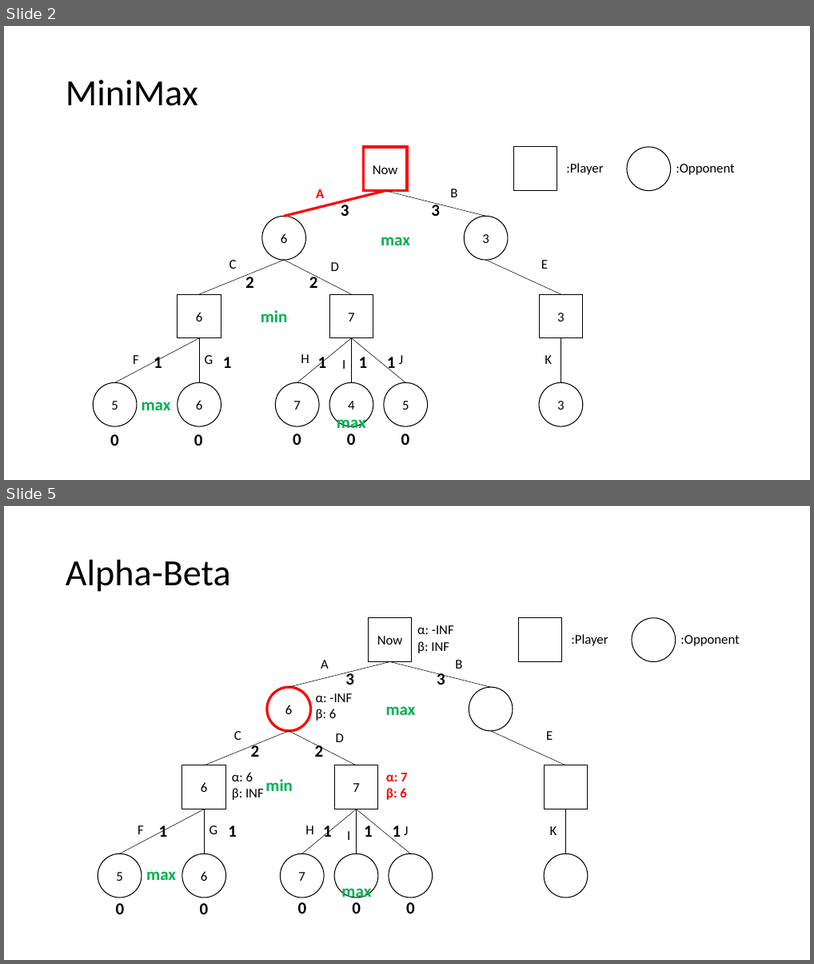
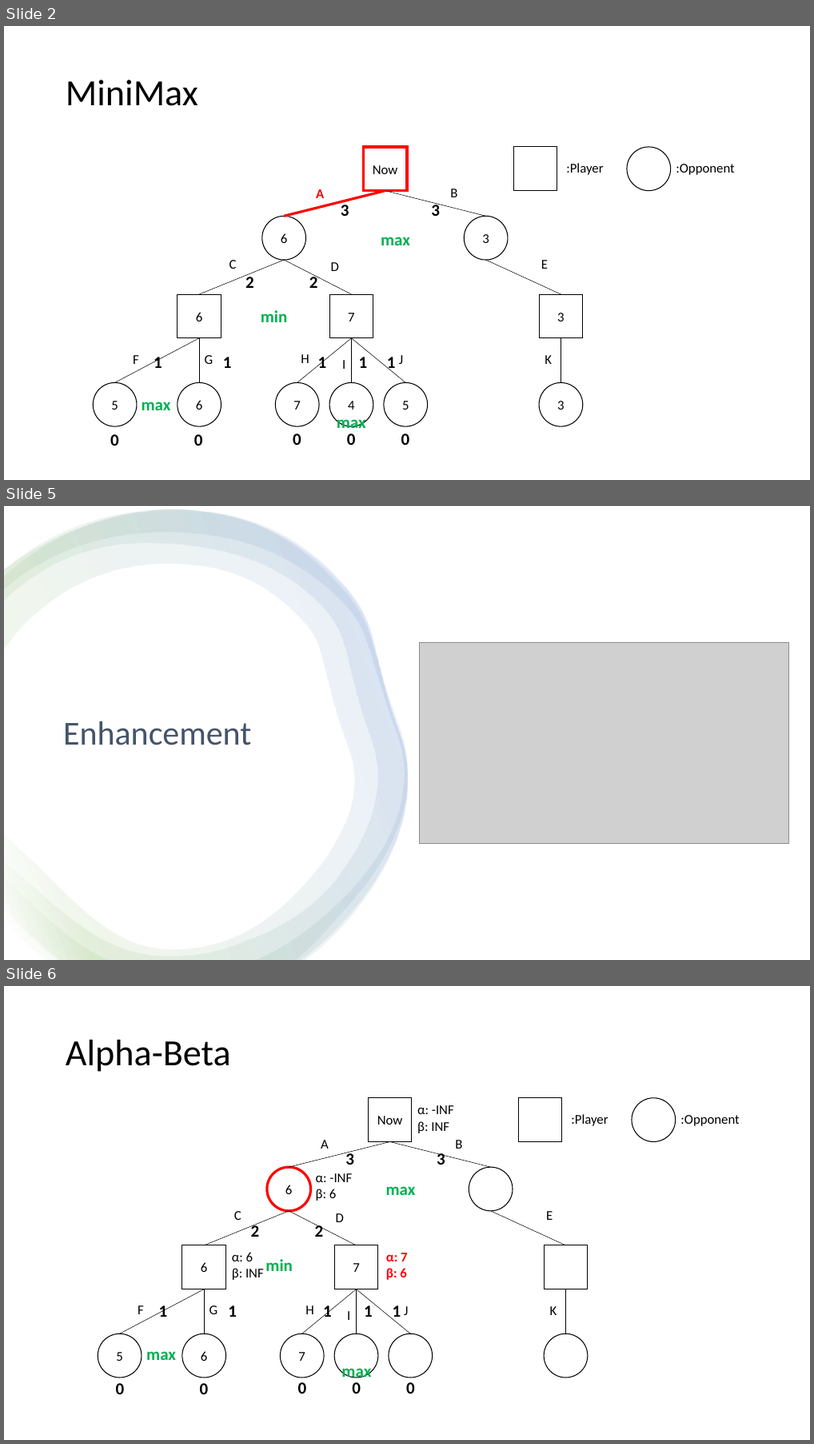
Before and after one commit to yixian03/miniProject3, a slide deck: document/miniProject 3_presentation.pptx. Shown one above the other, each under a label of ours: slides 2 and 5 before the commit, slides 2, 5 and 6 after it; the slides between them are not shown. The pictures are 814x964 and 814x1444 pixels, drawn with LibreOffice and Linux fonts; fonts in the diff are those of the drawing; grey boxes stand for pictures. Boxes give left, top, right and bottom in pixels: in the first picture for what was removed or moved away, otherwise in the second. Text is boxed around its words. In the diff, an @@ line names an element or a change of style, - is before the commit and + after.

```diff
--- a/document/miniProject 3_presentation.pptx
+++ b/document/miniProject 3_presentation.pptx
@@ slide 5 added at (x1=4, y1=506, x2=810, y2=960), background #FFFFFF @@
@@ rectangle added at (x1=4, y1=506, x2=810, y2=959), fill #FFFFFF @@
@@ freeform shape added at (x1=4, y1=510, x2=407, y2=960), fill gradient #FFFFFF to #70AD47 to #4472C4 @@
@@ freeform shape added at (x1=4, y1=510, x2=407, y2=960), fill gradient #FFFFFF to #70AD47 to #4472C4 @@
@@ freeform shape added at (x1=4, y1=510, x2=407, y2=960), fill gradient #FFFFFF to #70AD47 to #4472C4 @@
@@ picture added at (x1=420, y1=642, x2=790, y2=843) @@
@@ title added at (x1=63, y1=721, x2=251, y2=745), 40 pt, text #44546A @@
+Enhancement
@@ what was slide 5 is now slide 6 @@
```
Also in this commit, not shown: 3 slides changed, 1 other slide added, 1 slide removed, 4 other files.
